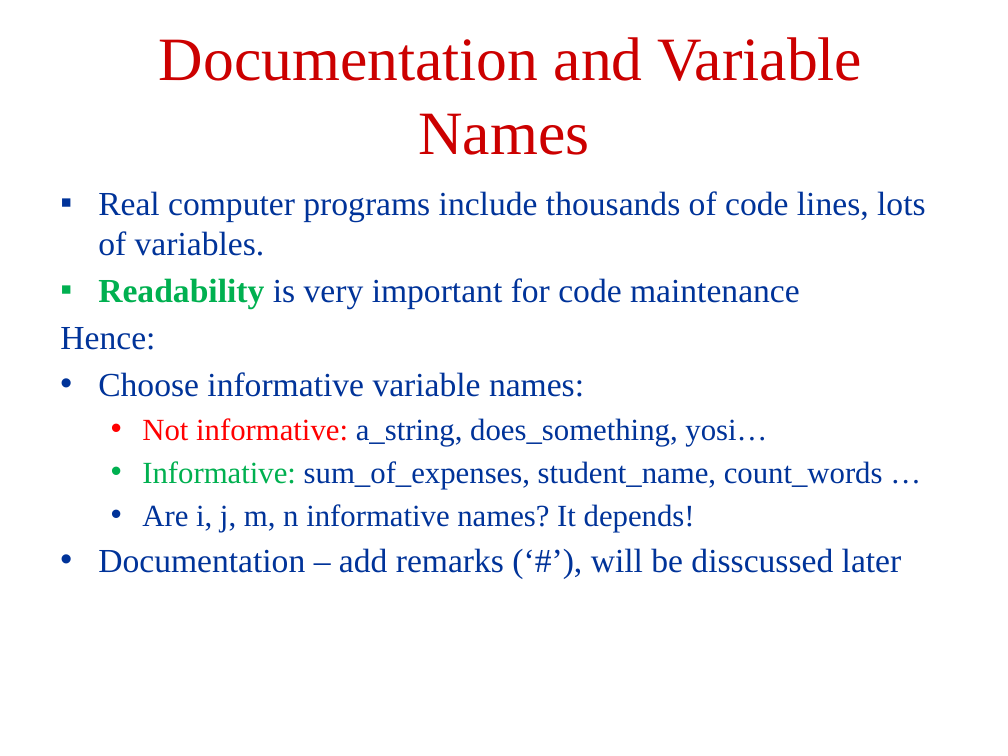
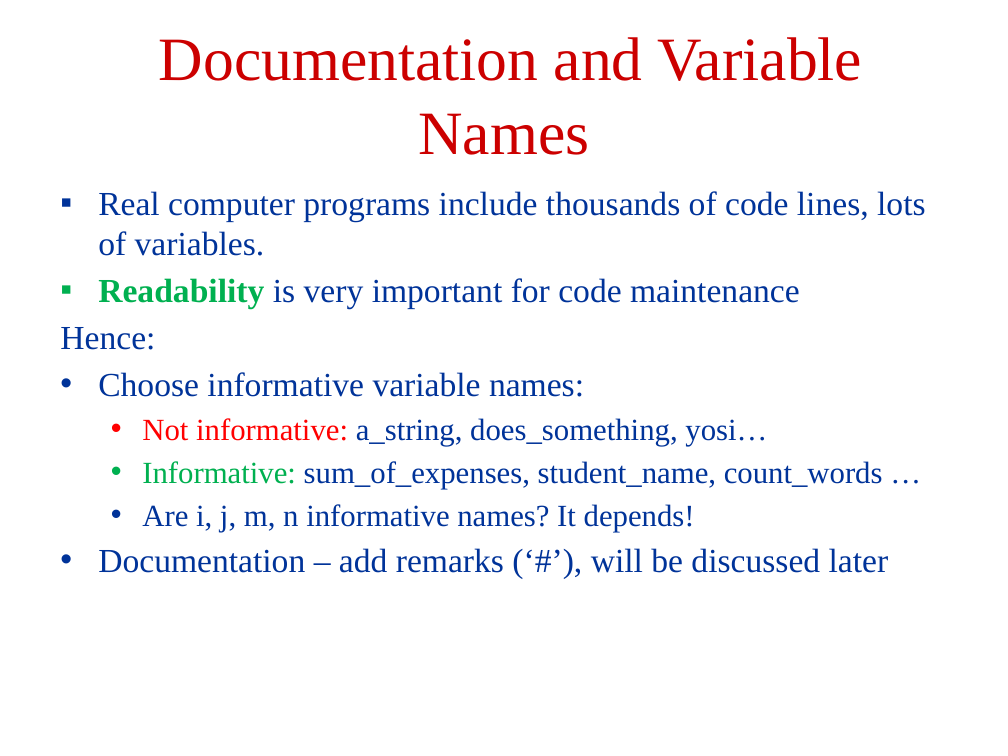
Before and after one commit to robintux/gip, a slide deck: slide 31 of Sessions/1/gip1.pptx. Drawn at 1008x756 pixels with LibreOffice and Linux fonts; fonts in the diff are those of the drawing. Boxes give left, top, right and bottom in pixels: in the first picture for what was removed or moved away, otherwise in the second. Text is boxed around its words. In the diff, an @@ line names an element or a change of style, - is before the commit and + after.

```diff
--- a/Sessions/1/gip1.pptx
+++ b/Sessions/1/gip1.pptx
@@ text at [98, 548, 889, 573]: text changed @@
-• Documentation – add remarks (‘#’), will be disscussed later
+• Documentation – add remarks (‘#’), will be discussed later
```
Also in this commit, not shown: 8 other slides changed.
